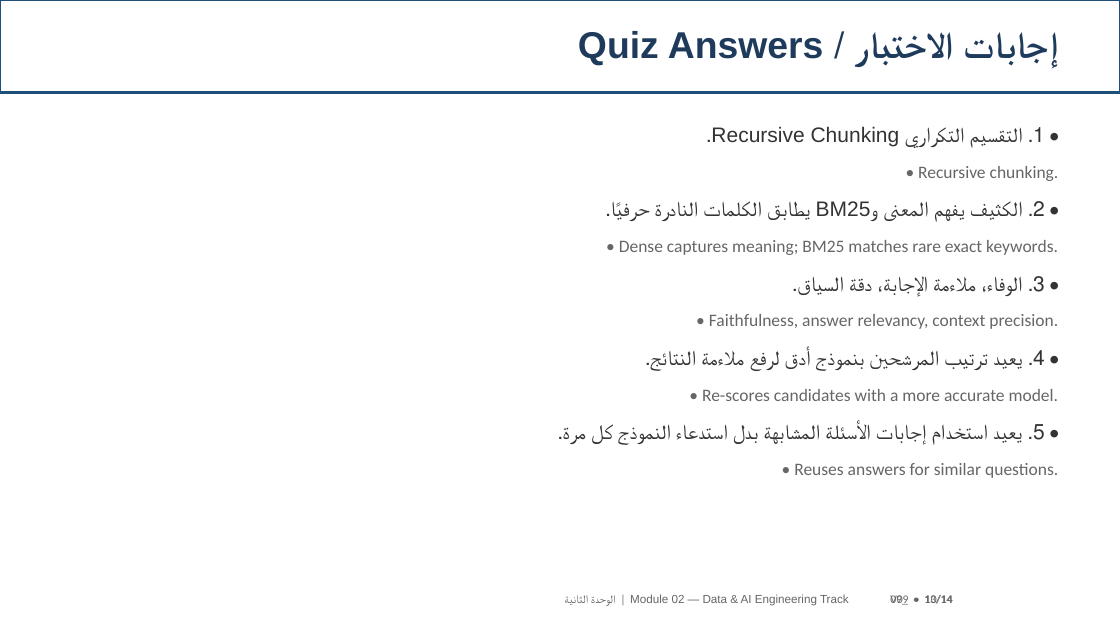
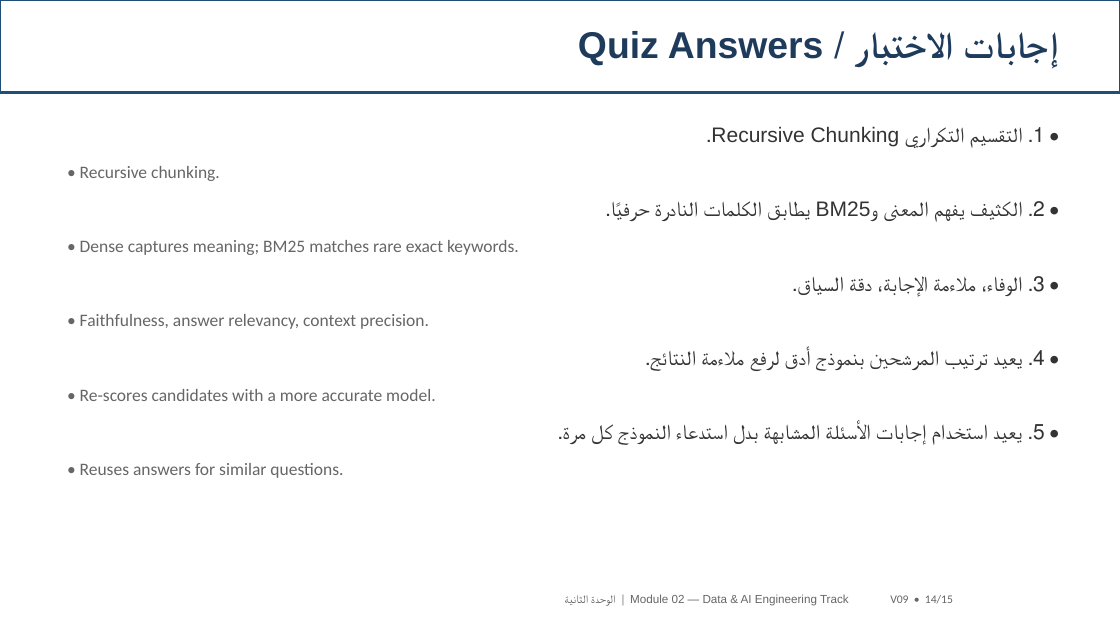
Before and after one commit to SAMeh-ZAGhloul/AI-Course, a slide deck: slide 14 of output/Module02_V09_Updated.pptx (slide 13 before the commit). Drawn at 1120x630 pixels with LibreOffice and Linux fonts; fonts in the diff are those of the drawing. Boxes give left, top, right and bottom in pixels: in the first picture for what was removed or moved away, otherwise in the second. Text is boxed around its words. In the diff, an @@ line names an element or a change of style, - is before the commit and + after.

Commit message:
feat: strengthen V09 grounded RAG lesson
Adds a bilingual evidence-to-answer visual and prevents repeated or malformed generated footers during visual integration.

```diff
--- a/output/Module02_V09_Updated.pptx
+++ b/output/Module02_V09_Updated.pptx
@@ text at [80,166,519,478]: alignment right to left @@
@@ text at [890,595,953,603]: text changed @@
-V09 • 10/14
+V09 • 14/15
@@ text removed at [890,595,952,605] @@
-09_ • 13/14
```
Also in this commit, not shown: 13 other slides changed, 1 slide added, 5 other files.
